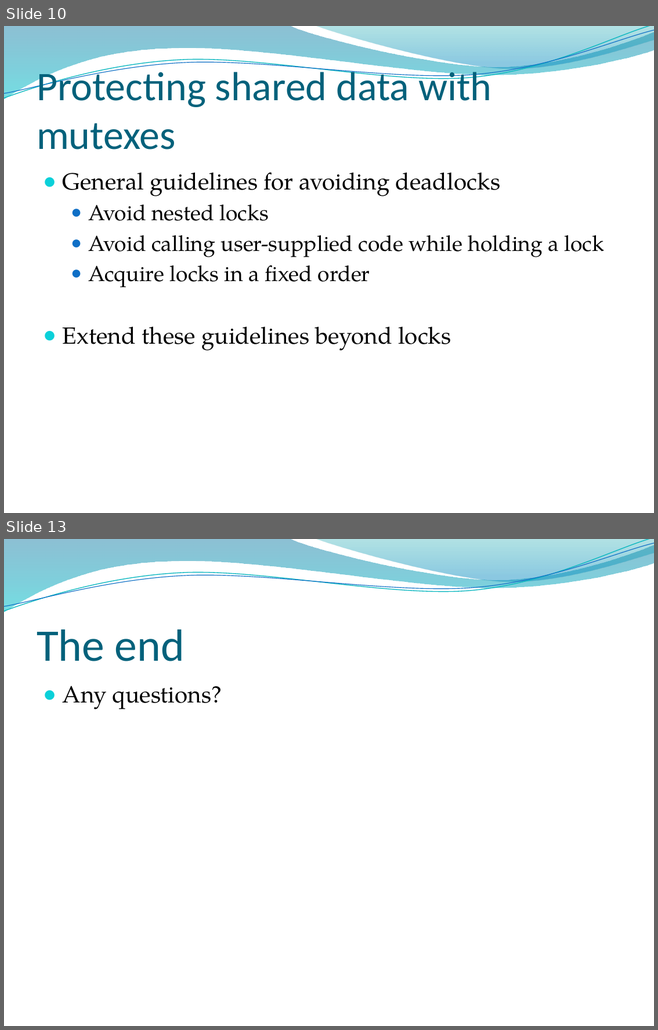
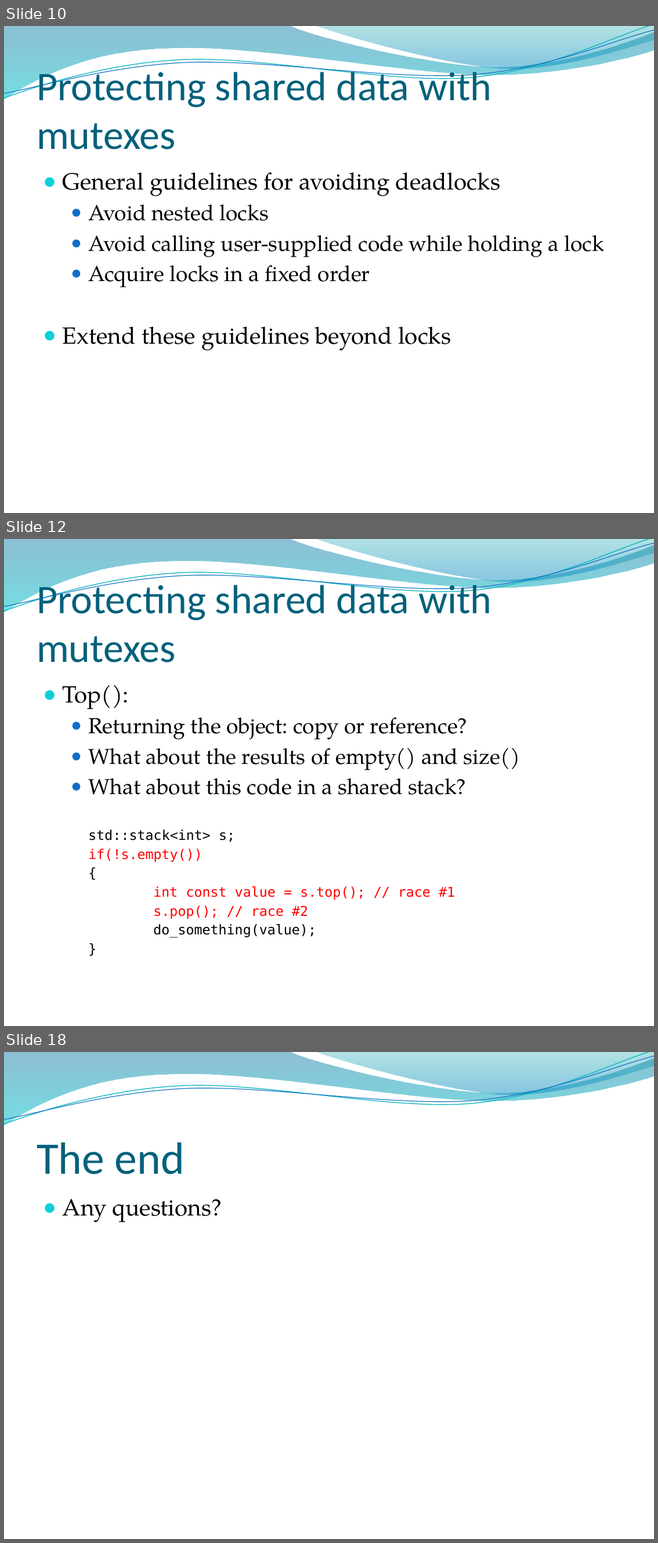
Before and after one commit to pabloribalta/Concurrency, a slide deck: s2/session-2.pptx. Shown one above the other, each under a label of ours: slides 10 and 13 before the commit, slides 10, 12 and 18 after it; the slides between them are not shown. The pictures are 658x1030 and 658x1543 pixels, drawn with LibreOffice and Linux fonts; fonts in the diff are those of the drawing; background and template pictures are left out. Boxes give left, top, right and bottom in pixels: in the first picture for what was removed or moved away, otherwise in the second. Text is boxed around its words. In the diff, an @@ line names an element or a change of style, - is before the commit and + after.

Commit message:
Updated slides for session 2 to include more detail exercise about std::stack

```diff
--- a/s2/session-2.pptx
+++ b/s2/session-2.pptx
@@ slide 12 added at (4, 539, 654, 1026), background picture (left out); not listed: 4 template elements that a slide beside it also shows @@
@@ title added at (36, 579, 491, 663), 45 pt, text #04617B @@
+Protecting shared data with mutexes
@@ text added at (63, 685, 520, 938), 24 pt, text #000000 @@
+● Top():
+  ● Returning the object: copy or reference?
+  ● What about the results of empty() and size()
+  ● What about this code in a shared stack?
+    std::stack<int> s;
+    if(!s.empty())
+    {
+    int const value = s.top(); // race #1
+    s.pop(); // race #2
+    do_something(value);
+    }
@@ what was slide 13 is now slide 18 @@
```
Also in this commit, not shown: 2 slides changed, 4 other slides added, 1 other file.
